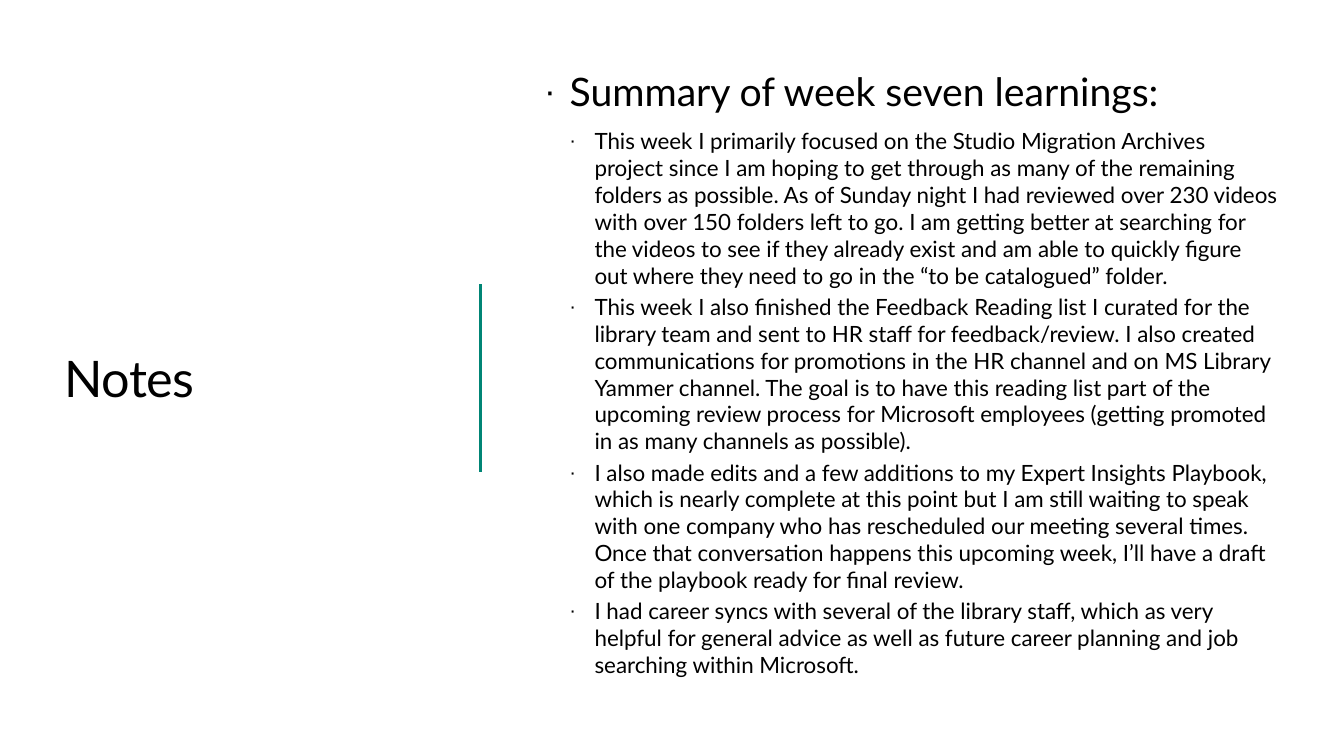
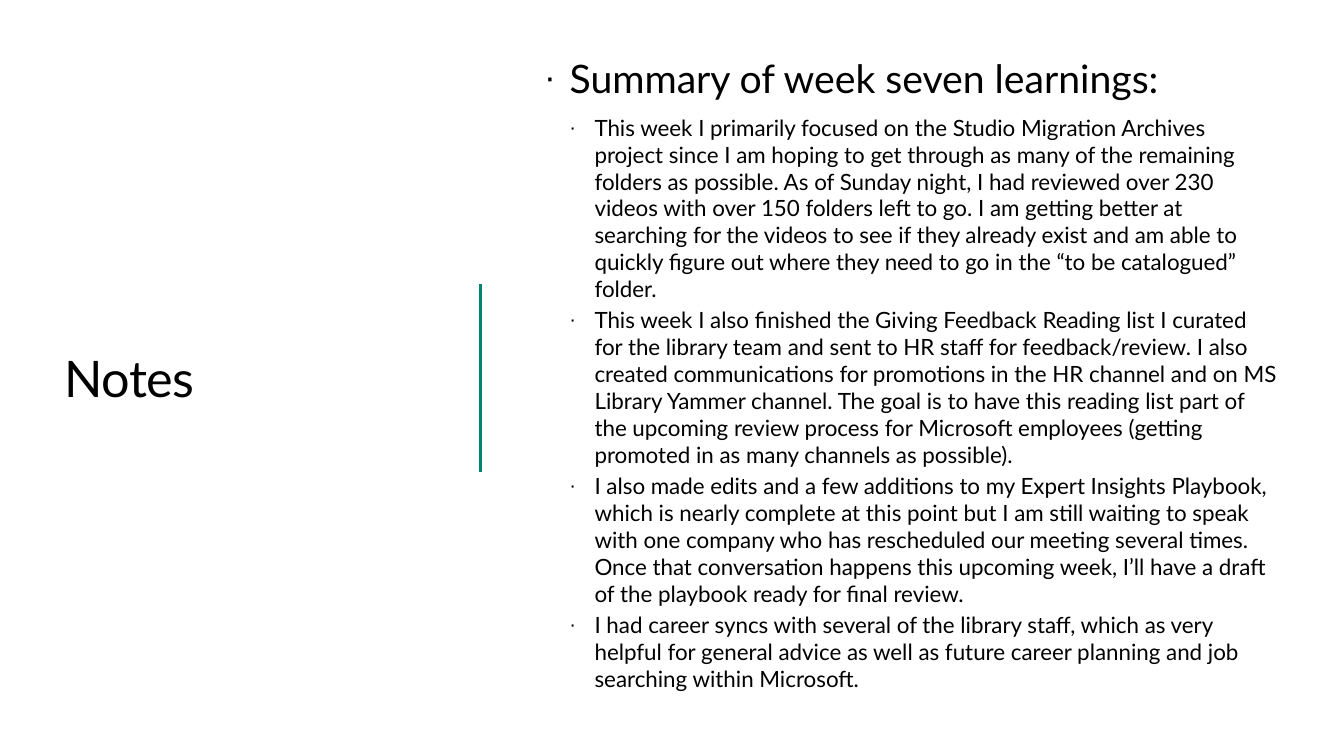
Before and after one commit to ewhinihan/dfw_mslibrary, a slide deck: slide 17 of DFW_MSLibraryArchives_WeeklyLearnings.pptx. Drawn at 1344x756 pixels with LibreOffice and Linux fonts; fonts in the diff are those of the drawing; background and template pictures are left out. Boxes give left, top, right and bottom in pixels: in the first picture for what was removed or moved away, otherwise in the second. Text is boxed around its words. In the diff, an @@ line names an element or a change of style, - is before the commit and + after.

```diff
--- a/DFW_MSLibraryArchives_WeeklyLearnings.pptx
+++ b/DFW_MSLibraryArchives_WeeklyLearnings.pptx
@@ text at (x1=595, y1=119, x2=1277, y2=467): text changed @@
-  · This week I primarily focused on the Studio Migration Archives project since I am hoping to get through as many of the remaining folders as possible. As of Sunday night I had reviewed over 230 videos with over 150 folders left to go. I am getting better at searching for the videos to see if they already exist and am able to quickly figure out where they need to go in the “to be catalogued” folder.
-  · This week I also finished the Feedback Reading list I curated for the library team and sent to HR staff for feedback/review. I also created communications for promotions in the HR channel and on MS Library Yammer channel. The goal is to have this reading list part of the upcoming review process for Microsoft employees (getting promoted in as many channels as possible).
+  · This week I primarily focused on the Studio Migration Archives project since I am hoping to get through as many of the remaining folders as possible. As of Sunday night, I had reviewed over 230 videos with over 150 folders left to go. I am getting better at searching for the videos to see if they already exist and am able to quickly figure out where they need to go in the “to be catalogued” folder.
+  · This week I also finished the Giving Feedback Reading list I curated for the library team and sent to HR staff for feedback/review. I also created communications for promotions in the HR channel and on MS Library Yammer channel. The goal is to have this reading list part of the upcoming review process for Microsoft employees (getting promoted in as many channels as possible).
```
Also in this commit, not shown: 10 other slides changed, 1 slide added, 1 slide removed.
